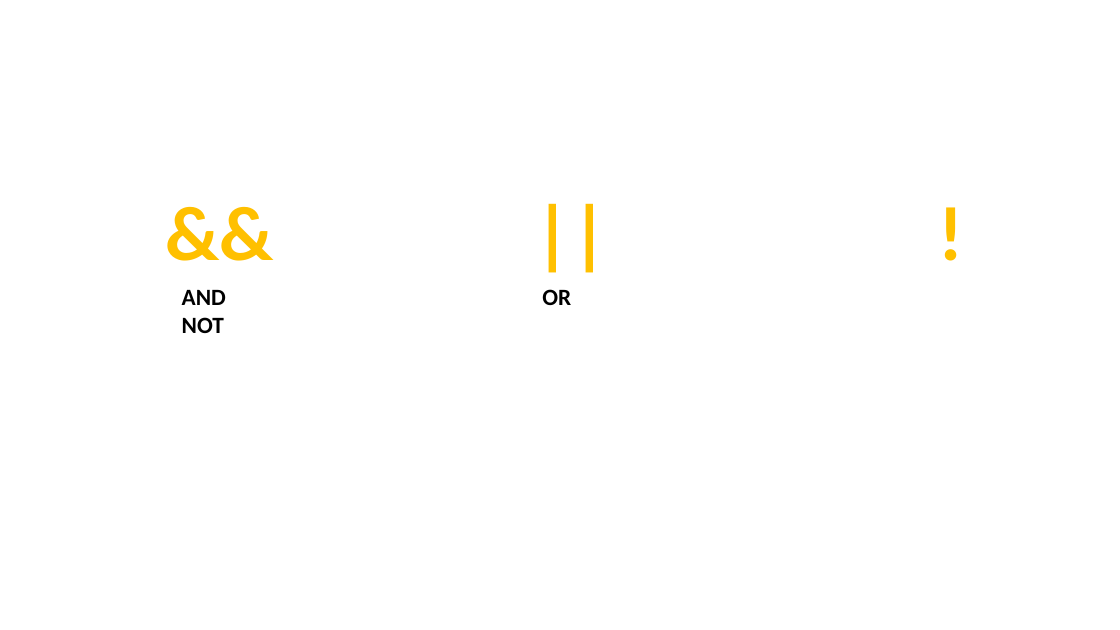
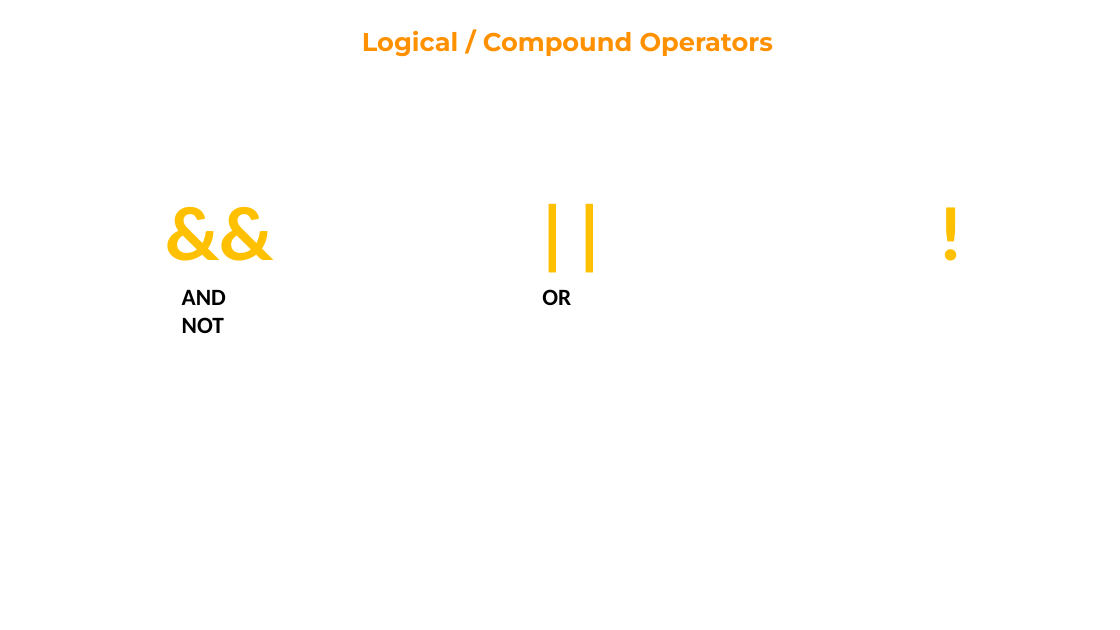
Before and after one commit to Robert-Doe/codeden, a slide deck: slide 18 of 3. Operators.pptx (slide 15 before the commit). Drawn at 1120x630 pixels with LibreOffice and Linux fonts; fonts in the diff are those of the drawing. Boxes give left, top, right and bottom in pixels: in the first picture for what was removed or moved away, otherwise in the second. Text is boxed around its words. In the diff, an @@ line names an element or a change of style, - is before the commit and + after.

Commit message:
Update to the .pptx

```diff
--- a/3. Operators.pptx
+++ b/3. Operators.pptx
@@ text added at box(362, 31, 773, 57), 22 pt, text #FF9000, bold @@
+Logical / Compound Operators
```
Also in this commit, not shown: 7 slides added, 2 slides removed, 1 other file.
